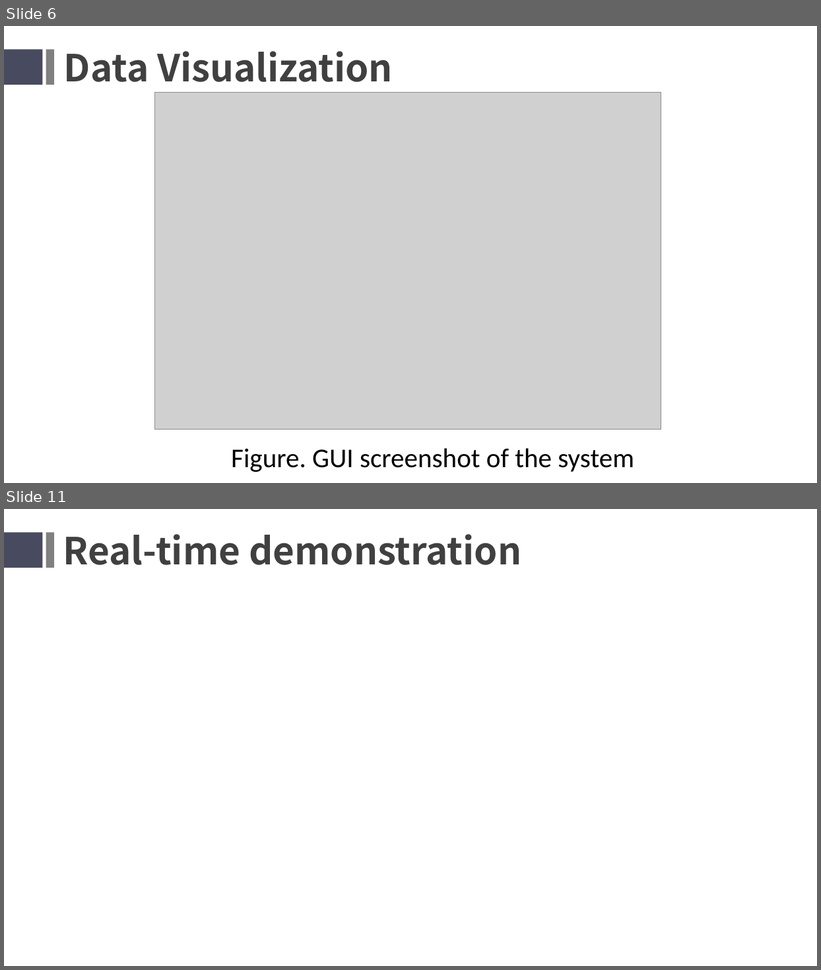
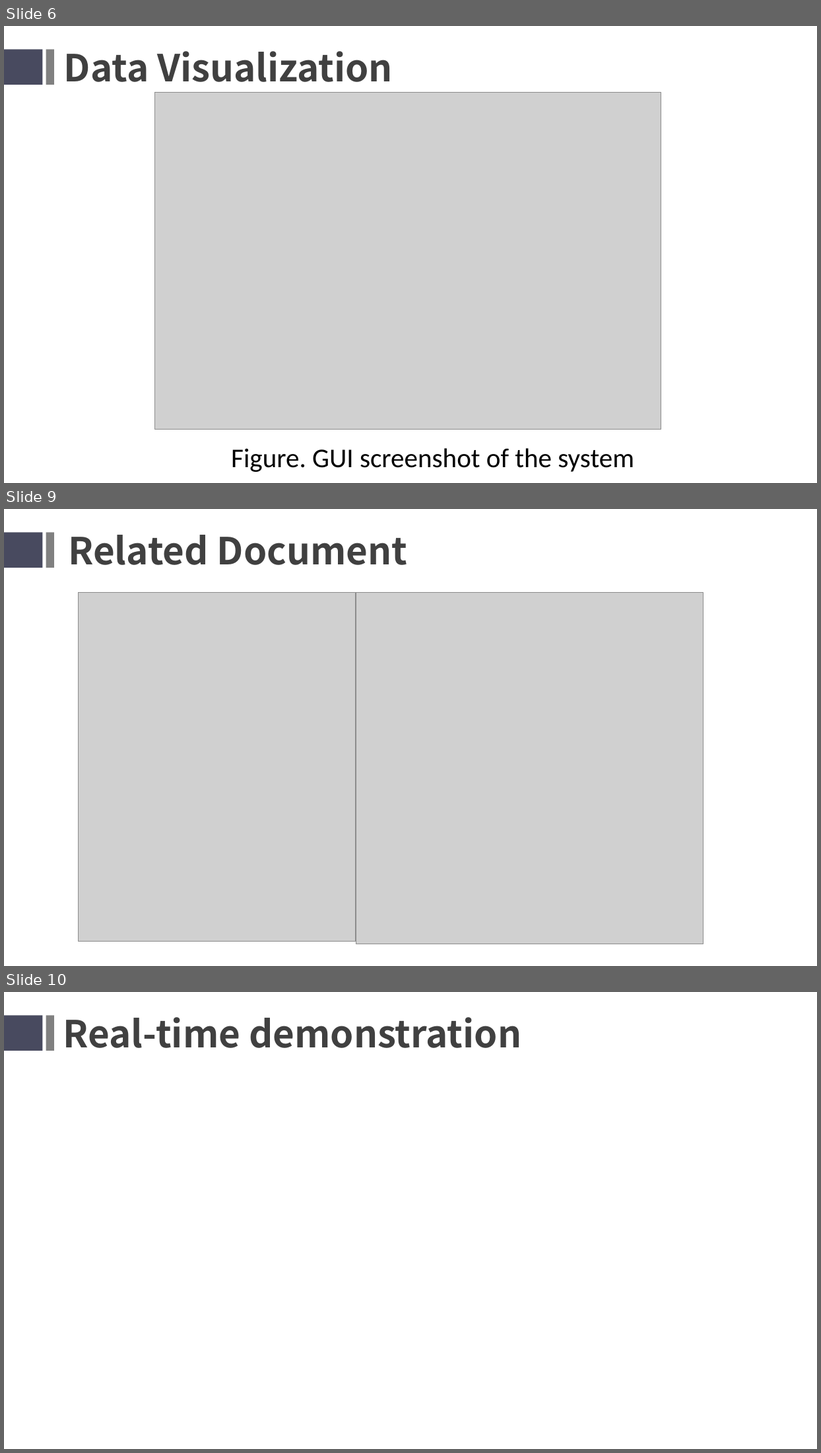
Before and after one commit to YilunAllenChen/Cecropia, a slide deck: Manual/Cecropia.pptx. Shown one above the other, each under a label of ours: slides 6 and 11 before the commit, slides 6, 9 and 10 after it; the slides between them are not shown. The pictures are 821x970 and 821x1453 pixels, drawn with LibreOffice and Linux fonts; fonts in the diff are those of the drawing; grey boxes stand for pictures; background and template pictures are left out. Boxes give left, top, right and bottom in pixels: in the first picture for what was removed or moved away, otherwise in the second. Text is boxed around its words. In the diff, an @@ line names an element or a change of style, - is before the commit and + after.

```diff
--- a/Manual/Cecropia.pptx
+++ b/Manual/Cecropia.pptx
@@ slide 9 added at <box>4,509,817,966</box>, background picture (left out) @@
@@ rectangle added at <box>4,532,42,568</box>, fill #484A5F @@
@@ rectangle added at <box>46,532,54,568</box>, fill #808080 @@
@@ text added at <box>68,535,408,565</box>, 44 pt, text #404040, bold @@
+Related Document
@@ picture added at <box>79,593,356,941</box> @@
@@ picture added at <box>356,593,704,945</box> @@
@@ what was slide 11 is now slide 10 @@
```
Also in this commit, not shown: 5 slides changed, 1 slide removed, 2 other files.
